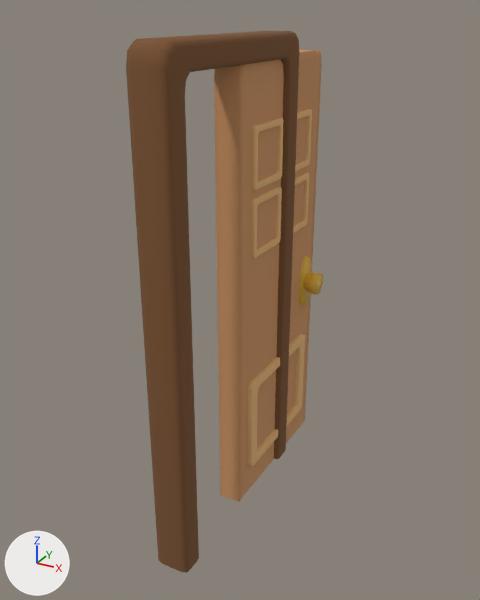
The glTF model src/Assets/3DModel_Door.glb: old version first, new version second.
One viewpoint serves both versions: a 50 mm camera at (1.31, -2.13, 2.07) aimed at (-0.03, 0.29, 0.86). Arrows for +X, +Y and +Z are at lower left; the lights stay in place. Vertices at the same position are counted once.

The first picture shows 'Door.002', 'Door_Frame.002', 'Door_Pattern_Big.002', 'Door_Pattern_Small.008', 'Door_Pattern_Small.010'.
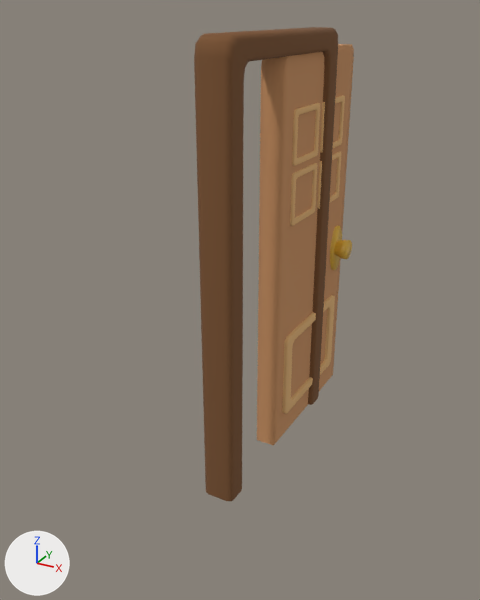
Changed parts and their boxes [x1, y1, x2, y2] in the pictures (480 x 600 px):
'Door_Frame.002', mesh rescaled (17% narrower, 13% shorter): before [126, 31, 299, 573]; after [194, 27, 338, 501]
'Door.002', moved, rescaled (10% narrower, 11% shorter): before [214, 49, 322, 502]; after [257, 44, 354, 446]
'Door_Pattern_Big.002', moved, rescaled (7% narrower, 11% shorter): before [248, 334, 305, 467]; after [282, 295, 335, 413]
'Door_Pattern_Small.008', moved, rescaled (12% narrower, 12% shorter): before [252, 118, 284, 190]; after [292, 103, 320, 166]
'Door_Pattern_Small.010', moved, rescaled (10% narrower, 11% shorter): before [252, 187, 282, 258]; after [290, 163, 317, 226]
'Door_Pattern_Small.009', moved, rescaled: before [295, 109, 312, 172]; after [320, 95, 345, 153]
'Door_Pattern_Small.011', moved, rescaled: before [293, 173, 309, 233]; after [317, 151, 341, 209]
'Door_Lock.002', moved, rescaled (7% narrower, 10% shorter): before [299, 256, 312, 306]; after [330, 225, 342, 270]
'Door_Knob.002', moved, rescaled (10% narrower, 13% shorter): before [303, 272, 323, 294]; after [334, 240, 352, 259]

The change, as a diff of the scene's bpy script:
```diff
--- a/src/Assets/3DModel_Door.glb.py
+++ b/src/Assets/3DModel_Door.glb.py
@@ me_cube_006 @@
 me_cube_006.from_pydata(...)  # 112 vertices, 196 faces; spans x 0.0..0.15, y -0.47..0.47, z -0.01..1.99
 # used by ob_door_frame_002; location = (0.0, 0.0, 0.0)
+# me_cube_006 part 1: the whole mesh is scaled about its middle by (1, 1.11, 1), then moved by (-0.05, 0.5, 0.0)
 me_cube_006.materials.append(mat_door_frame_mat_001)
@@ ob_door_002 @@
 ob_door_002.parent = ob_door_frame_002
-ob_door_002.location = (0.0, 0.0, 0.0)
+ob_door_002.location = (-0.05, 0.464, 0.0)
+ob_door_002.scale = (1.0, 1.11, 1.0)
```
